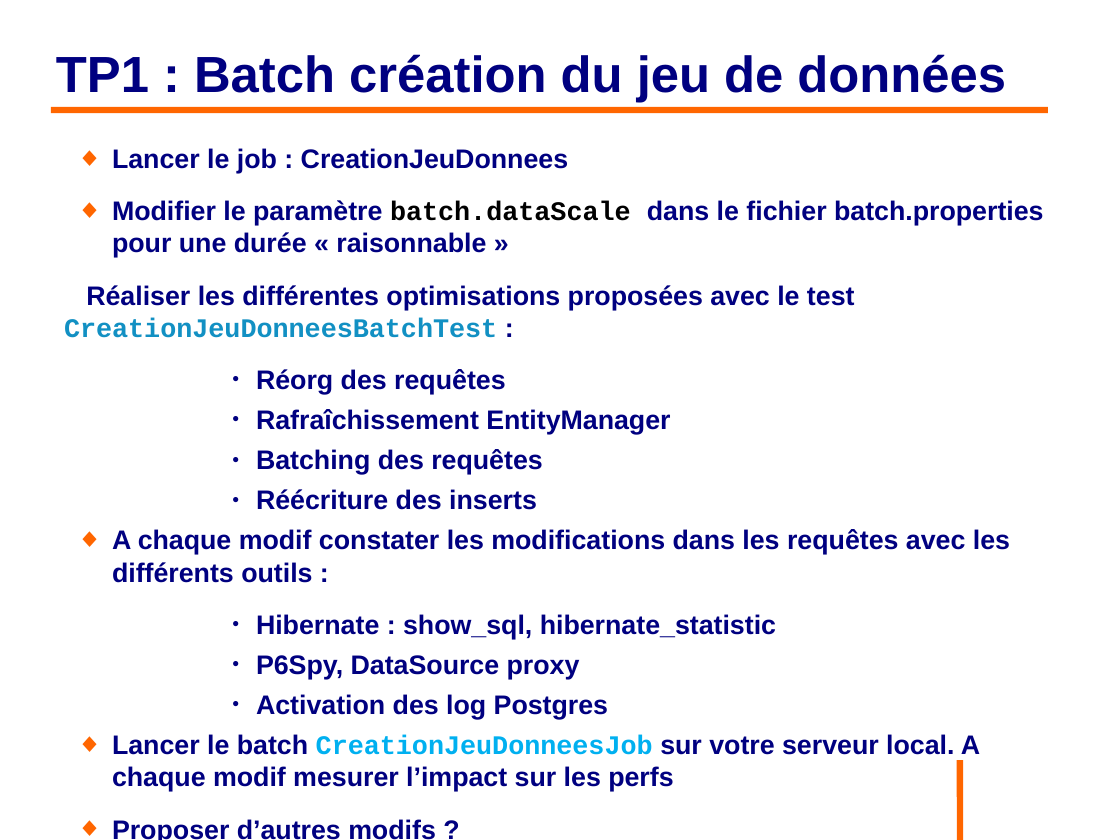
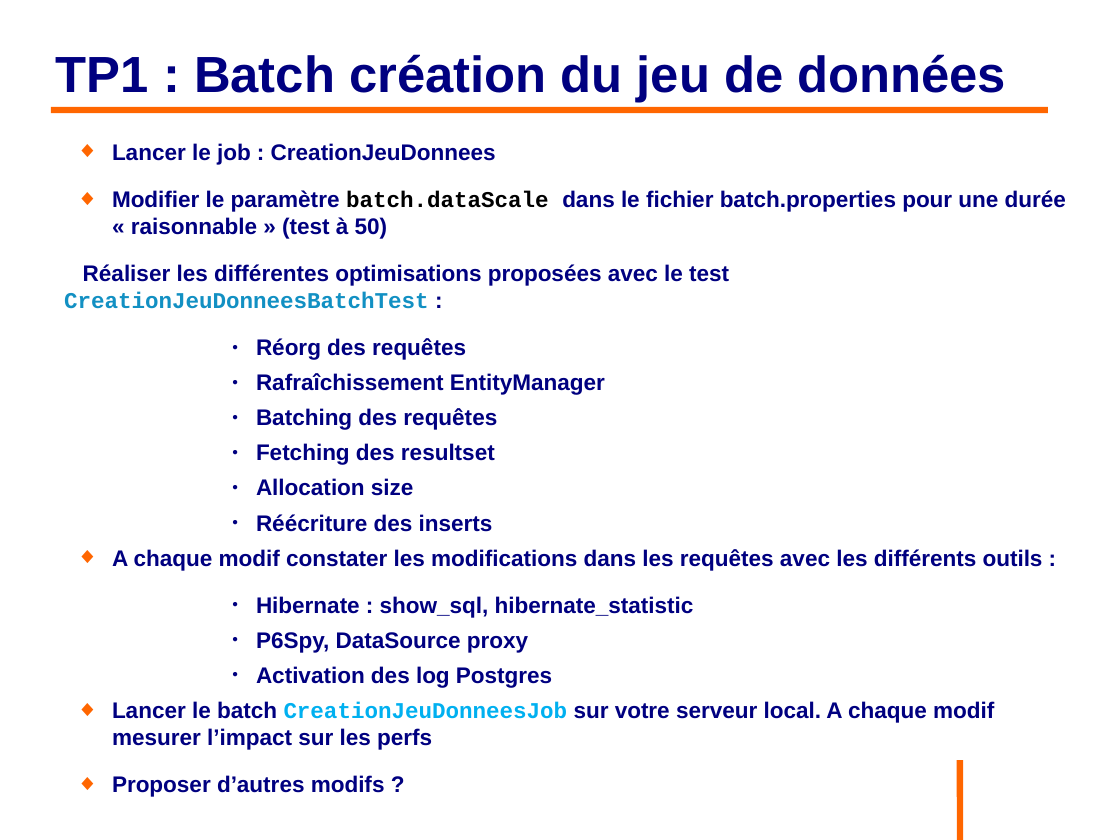
Before and after one commit to philphils/formation-hibernate-avancee, a slide deck: slide 28 of Documentation/diapo_formation_hibernate_avancee.odp (slide 24 before the commit). Drawn at 1120x840 pixels with LibreOffice and Linux fonts; fonts in the diff are those of the drawing; background and template pictures are left out. Boxes give left, top, right and bottom in pixels: in the first picture for what was removed or moved away, otherwise in the second. Text is boxed around its words. In the diff, an @@ line names an element or a change of style, - is before the commit and + after.

```diff
--- a/Documentation/diapo_formation_hibernate_avancee.odp
+++ b/Documentation/diapo_formation_hibernate_avancee.odp
@@ text at <box>64,143,1043,750</box>: size 19 to 16 pt in "Lancer le job : CreationJeuDonnees", "Réaliser les différentes optimisations proposées avec le ...", "Réorg des requêtes", "Rafraîchissement EntityManager" and 8 more places @@
@@ text at <box>112,190,1066,239</box>: text changed; size 19 to 16 pt @@
-◆ Modifier le paramètre batch.dataScale dans le fichier batch.properties pour une durée « raisonnable »
+◆ Modifier le paramètre batch.dataScale dans le fichier batch.properties pour une durée « raisonnable » (test à 50)
@@ text at <box>256,443,495,496</box>: paragraphs added @@
+      ● Fetching des resultset
+      ● Allocation size
```
Also in this commit, not shown: 1 other slide changed, 4 slides added.
